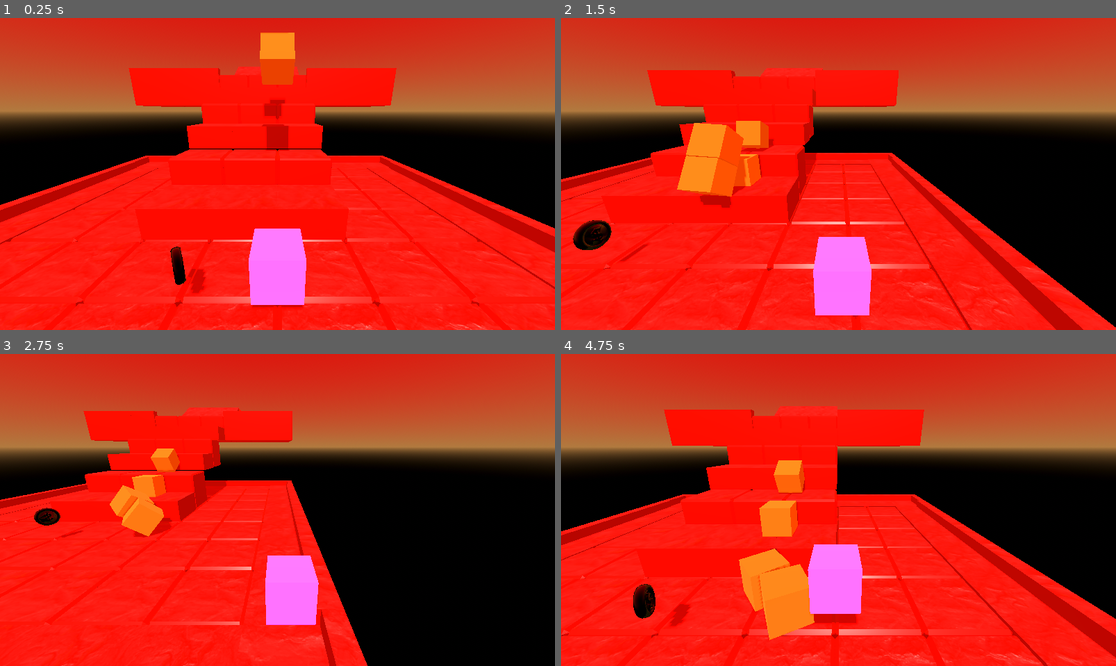
Above: before the commit, frames 1-4 (two rows, left to right).
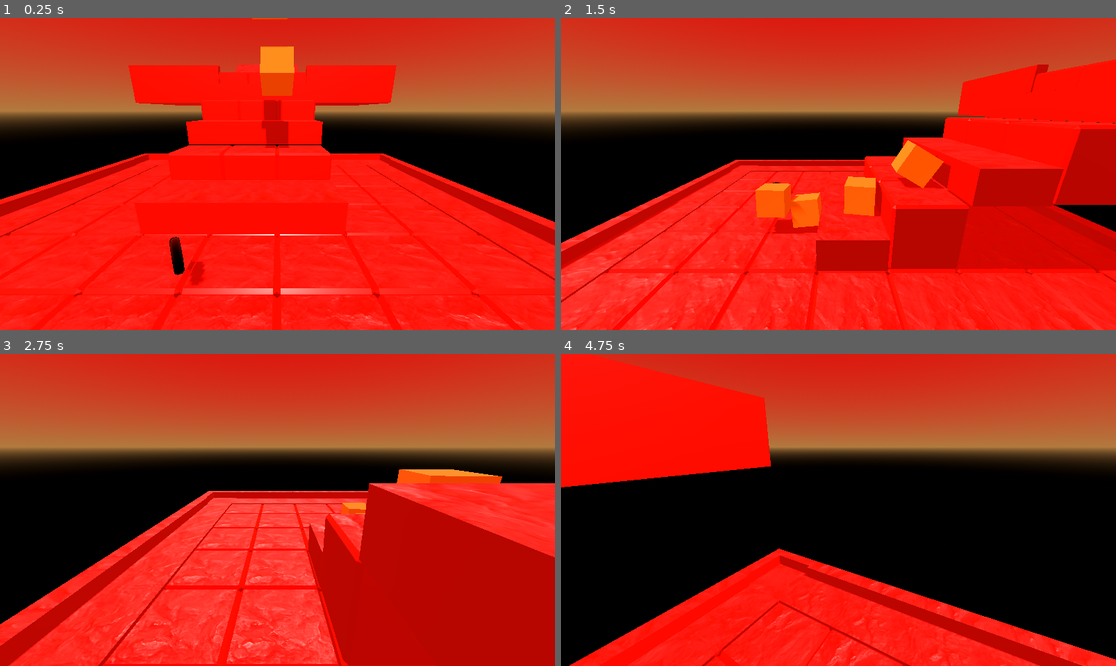
Above: after the commit, the same moments.

Repository: dasadishree/lighter
Game: Godot game, scene res://level_1.tscn
Two runs of this game, one before a commit and one after it. Both use one fixed random seed, a clock stepped at 60 frames per second and the inputs below. The project has no main scene, so this scene is started directly.
Inputs:
- Up to frame 1 (0.25 s): no input
- Up to frame 2 (1.5 s): tap Enter (ui_accept) at 0.5, 0.77 s; hold Right (ui_right) 0.53-1.28 s; tap A (cam_left, bound only after the commit) at 0.6 s; tap D (cam_right, bound only after the commit) at 0.8, 1.35 s; hold Down (ui_down) from 1.28 s (still down)
- Up to frame 3 (2.75 s): tap Enter (ui_accept) at 1.52 s; tap A (cam_left, bound only after the commit) at 1.55, 2.1 s; release Down (ui_down) at 2.03 s; hold Right (ui_right) from 2.03 s (still down); tap D (cam_right, bound only after the commit) at 2.3 s
- Up to frame 4 (4.75 s): release Right (ui_right) at 2.78 s; hold Up (ui_up) 2.78-3.53 s; tap D (cam_right, bound only after the commit) at 2.85, 3.8 s; tap Enter (ui_accept) at 3.02, 3.77, 4.52 s; tap A (cam_left, bound only after the commit) at 3.05, 4.55 s; hold Left (ui_left) from 3.53 s (still down); tap Alt at 3.6 s; tap Shift at 4.35 s

The runs differ from the first frame. In frame 1, 11% of the frame differs, in the area x 0-100%, y 0-100%; in frame 2, 51%; in frame 3, 55%, in the area x 0-100%, y 17-100%; in frame 4, 50%.

Commit message:
camera move angle

Diff:
--- a/character.gd
+++ b/character.gd
@@ -1,11 +1,14 @@
 extends CharacterBody3D
 
-
 const SPEED = 5.0
-const JUMP_VELOCITY = 4.5
-
+const JUMP_VELOCITY = 12
 
 func _physics_process(delta: float) -> void:
+#	rotate the camera left & right
+	if Input.is_action_just_pressed("cam_left"):
+		$Camera_Controller.rotate_y(deg_to_rad(30))
+	if Input.is_action_just_pressed("cam_right"):
+		$Camera_Controller.rotate_y(deg_to_rad(30))
 
 	# Add the gravity.
 	if not is_on_floor():
@@ -16,9 +19,15 @@
 		velocity.y = JUMP_VELOCITY
 
 	# Get the input direction and handle the movement/deceleration.
-	# As good practice, you should replace UI actions with custom gameplay actions.
-	var input_dir := Input.get_vector("ui_left", "ui_right", "ui_up", "ui_down")
-	var direction := (transform.basis * Vector3(input_dir.x, 0, input_dir.y)).normalized()
+	var input_dir = Input.get_vector("ui_left", "ui_right", "ui_up", "ui_down")
+
+#	New Vector3 direction, taking into account the user arrow inputs the camera rotation
+	var direction = ($Camera_Controller.transform.basis * Vector3(input_dir.x, 0, input_dir.y)).normalized()
+
+#	Rotate the character mesh so oriented towards the direction moving in relation to the camera
+	if input_dir != Vector2(0,0):
+		$MeshInstance3D.rotation_degrees.y = $Camera_Controller.rotation_degrees.y - rad_to_deg(input_dir.angle()) -90
+
 	if direction:
 		velocity.x = direction.x * SPEED
 		velocity.z = direction.z * SPEED
--- a/character.tscn
+++ b/character.tscn
@@ -8,13 +8,20 @@
 [sub_resource type="BoxMesh" id="BoxMesh_vu45j"]
 material = SubResource("StandardMaterial3D_glpr6")
 
+[sub_resource type="CylinderMesh" id="CylinderMesh_glpr6"]
+
 [sub_resource type="BoxShape3D" id="BoxShape3D_glpr6"]
 
 [node name="Character" type="CharacterBody3D"]
 script = ExtResource("1_glpr6")
 
 [node name="MeshInstance3D" type="MeshInstance3D" parent="."]
+visible = false
 mesh = SubResource("BoxMesh_vu45j")
+
+[node name="Face" type="MeshInstance3D" parent="MeshInstance3D"]
+transform = Transform3D(0.609793, 0, 0, 0, -2.8773e-09, -0.609793, 0, 0.0658248, -2.66549e-08, 0, 2.2881e-08, -0.523457)
+mesh = SubResource("CylinderMesh_glpr6")
 
 [node name="CollisionShape3D" type="CollisionShape3D" parent="."]
 shape = SubResource("BoxShape3D_glpr6")
@@ -27,3 +34,5 @@
 
 [node name="Camera3D" type="Camera3D" parent="Camera_Controller/Camera_Target"]
 transform = Transform3D(1, 0, 0, 0, 0.974095, -0.226141, 0, 0.226141, 0.974095, 0, -4.65661e-10, -0.0126517)
+
+[node name="RayCast3D" type="RayCast3D" parent="."]
--- a/level_1.tscn
+++ b/level_1.tscn
@@ -13,7 +13,7 @@
 shadow_enabled = true
 
 [node name="Character" parent="." instance=ExtResource("1_hbghi")]
-transform = Transform3D(1, 0, 0, 0, 1, 0, 0, 0, 1, 0, 0.95766, 3.74865)
+transform = Transform3D(1, 0, 0, 0, 1, 0, 0, 0, 1, 0.0129166, 0.928665, 3.78919)
 
 [node name="Blocks" type="Node3D" parent="."]
 
--- a/project.godot
+++ b/project.godot
@@ -22,6 +22,23 @@
 
 import/blender/enabled=false
 
+[input]
+
+cam_left={
+"deadzone": 0.2,
+"events": [Object(InputEventKey,"resource_local_to_scene":false,"resource_name":"","device":-1,"window_id":0,"alt_pressed":false,"shift_pressed":false,"ctrl_pressed":false,"meta_pressed":false,"pressed":false,"keycode":0,"physical_keycode":65,"key_label":0,"unicode":97,"location":0,"echo":false,"script":null)
+]
+}
+cam_right={
+"deadzone": 0.2,
+"events": [Object(InputEventKey,"resource_local_to_scene":false,"resource_name":"","device":-1,"window_id":0,"alt_pressed":false,"shift_pressed":false,"ctrl_pressed":false,"meta_pressed":false,"pressed":false,"keycode":0,"physical_keycode":68,"key_label":0,"unicode":100,"location":0,"echo":false,"script":null)
+]
+}
+
+[physics]
+
+3d/default_gravity=28.0
+
 [rendering]
 
 anti_aliasing/quality/msaa_3d=1
Not shown: 1 places in character.tscn that only renumber resources
